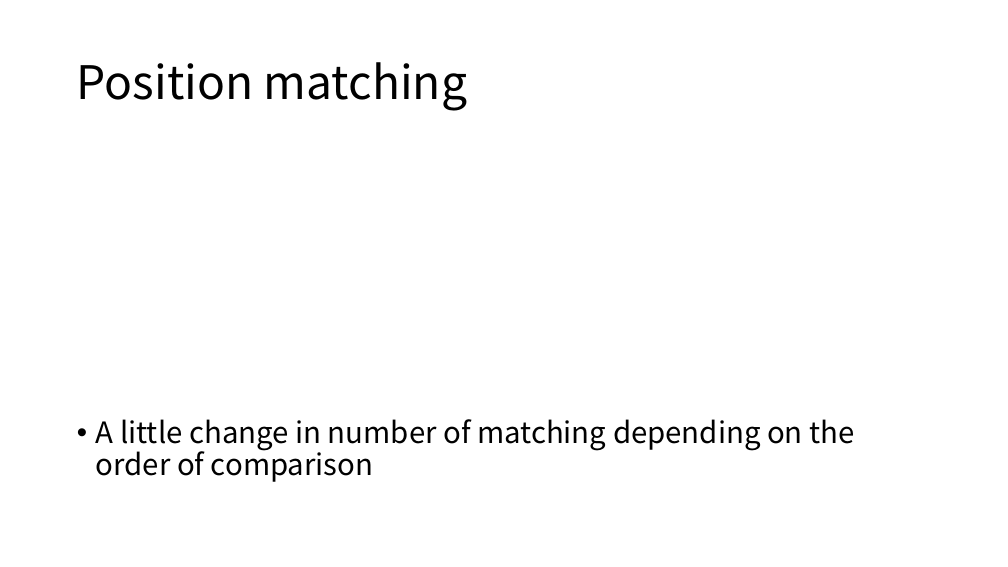
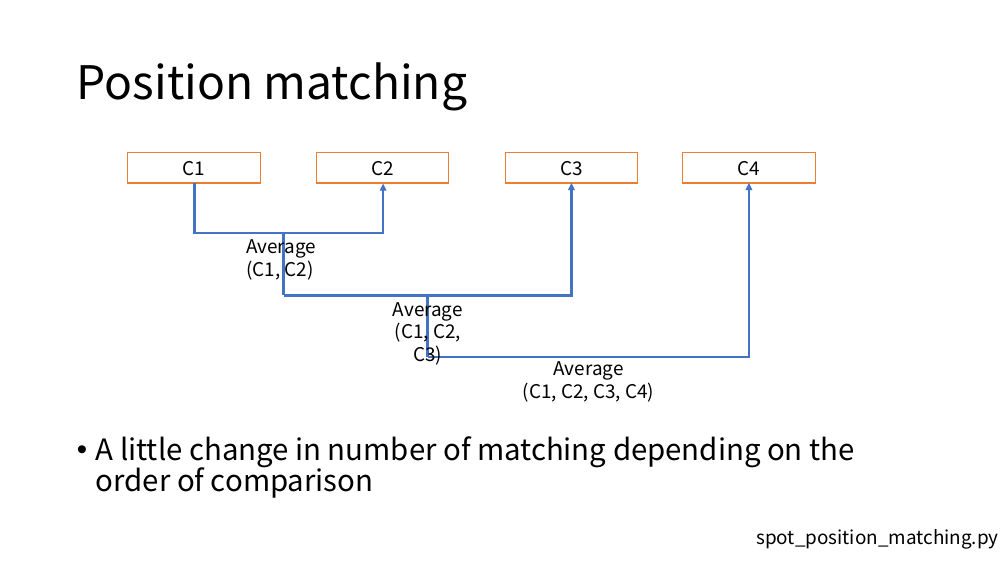
Before and after one commit to HeesooSong/UNIST_internship, a slide deck: slide 2 of Progress Update/20221108_Progress Update.pptx. Drawn at 1008x567 pixels with LibreOffice and Linux fonts; fonts in the diff are those of the drawing. Boxes give left, top, right and bottom in pixels: in the first picture for what was removed or moved away, otherwise in the second. Text is boxed around its words. In the diff, an @@ line names an element or a change of style, - is before the commit and + after.

```diff
--- a/Progress Update/20221108_Progress Update.pptx
+++ b/Progress Update/20221108_Progress Update.pptx
@@ rectangle added at [128,153,260,183], fill #FFFFFF, outline #ED7D31 1 pt, 18 pt, text #000000 @@
+C1
@@ rectangle added at [317,153,449,183], fill #FFFFFF, outline #ED7D31 1 pt, 18 pt, text #000000 @@
+C2
@@ rectangle added at [505,153,637,183], fill #FFFFFF, outline #ED7D31 1 pt, 18 pt, text #000000 @@
+C3
@@ rectangle added at [683,153,815,183], fill #FFFFFF, outline #ED7D31 1 pt, 18 pt, text #000000 @@
+C4
@@ elbow arrow added from (194, 182) to (383, 184), #4472C4 2.25 pt @@
@@ elbow arrow added from (284, 296) to (572, 183), #4472C4 2.25 pt @@
@@ elbow arrow added from (428, 357) to (749, 183), #4472C4 2.25 pt @@
@@ text added at [246,234,316,280], 18 pt, text #000000 @@
+Average (C1, C2)
@@ line added from (284, 234) to (284, 296), #4472C4 2.25 pt @@
@@ text added at [393,296,463,365], 18 pt, text #000000 @@
+Average (C1, C2, C3)
@@ line added from (428, 296) to (428, 357), #4472C4 2.25 pt @@
@@ text added at [523,356,654,402], 18 pt, text #000000 @@
+Average
+(C1, C2, C3, C4)
@@ text "A little change in number ...": place and size @@
-text "A little change in number ..." at [96,419,854,482]
+text "A little change in number ..." at [96,436,854,498]
@@ text added at [756,529,998,549], 18 pt, text #000000 @@
+spot_position_matching.py
```
Also in this commit, not shown: 3 other slides changed, 14 slides added, 2 slides removed, 15 other files.
